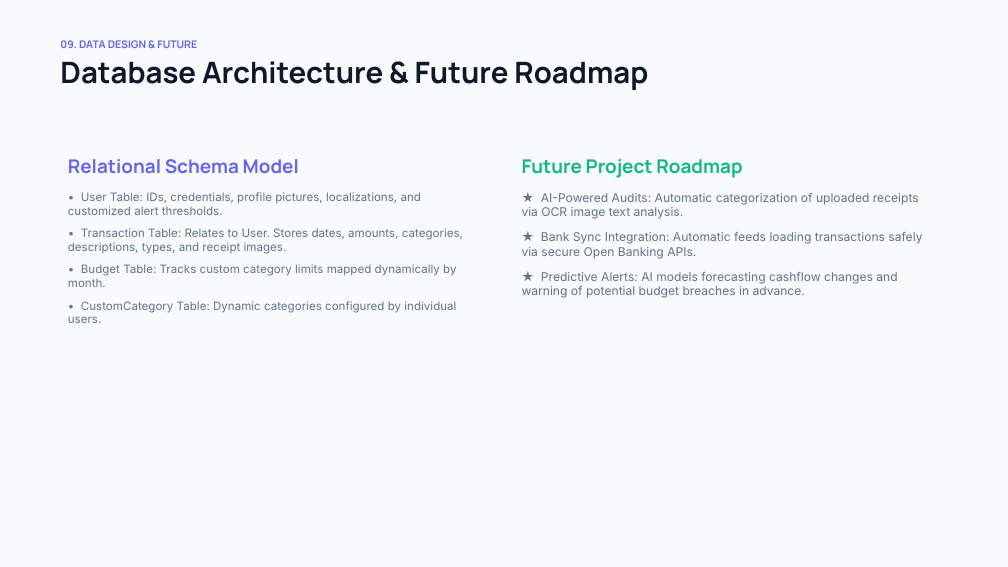
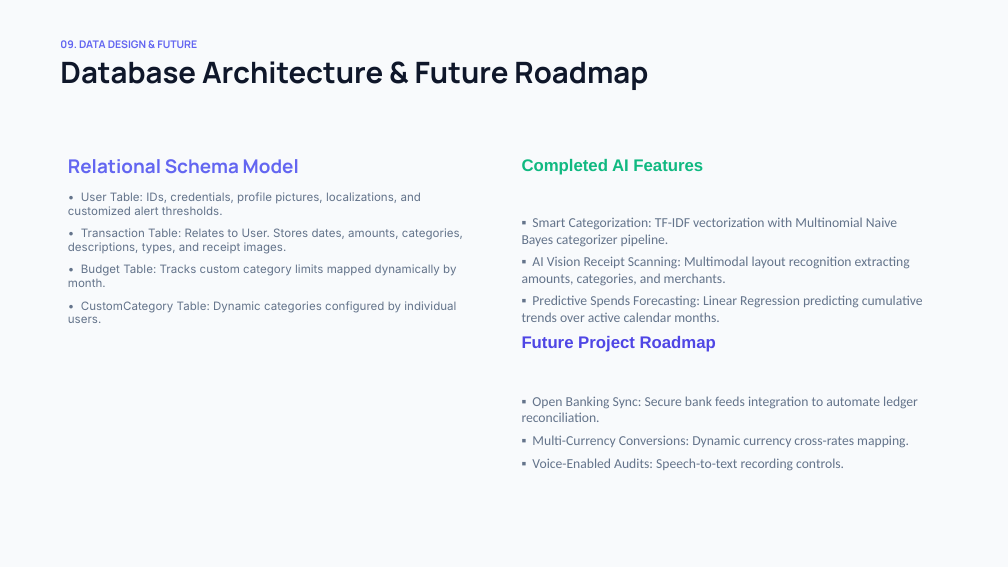
Before and after one commit to shreya-code-hub/expense-tracker, a slide deck: slide 10 of presentation/ExpenseTracker_Product_Presentation.pptx. Drawn at 1008x567 pixels with LibreOffice and Linux fonts; fonts in the diff are those of the drawing. Boxes give left, top, right and bottom in pixels: in the first picture for what was removed or moved away, otherwise in the second. Text is boxed around its words. In the diff, an @@ line names an element or a change of style, - is before the commit and + after.

Commit message:
Update product presentation slides deck with the new AI & Machine Learning features details

```diff
--- a/presentation/ExpenseTracker_Product_Presentation.pptx
+++ b/presentation/ExpenseTracker_Product_Presentation.pptx
@@ text at [522, 159, 923, 322]: paragraphs added @@
+Completed AI Features
+▪ Smart Categorization: TF-IDF vectorization with Multinomial Naive Bayes categorizer pipeline.
+▪ AI Vision Receipt Scanning: Multimodal layout recognition extracting amounts, categories, and merchants.
+▪ Predictive Spends Forecasting: Linear Regression predicting cumulative trends over active calendar months.
@@ text at [522, 336, 716, 352]: size 18 to 16 pt, font Manrope to Arial, text colour #10B981 to #4F46E5 in "Future Project Roadmap"; more space between paragraphs @@
@@ text at [522, 396, 918, 471]: text changed; size 11.5 to 13 pt; font Inter to Calibri @@
-★ AI-Powered Audits: Automatic categorization of uploaded receipts via OCR image text analysis.
-★ Bank Sync Integration: Automatic feeds loading transactions safely via secure Open Banking APIs.
-★ Predictive Alerts: AI models forecasting cashflow changes and warning of potential budget breaches in advance.
+▪ Open Banking Sync: Secure bank feeds integration to automate ledger reconciliation.
+▪ Multi-Currency Conversions: Dynamic currency cross-rates mapping.
+▪ Voice-Enabled Audits: Speech-to-text recording controls.
```
Also in this commit, not shown: 2 slides added.
